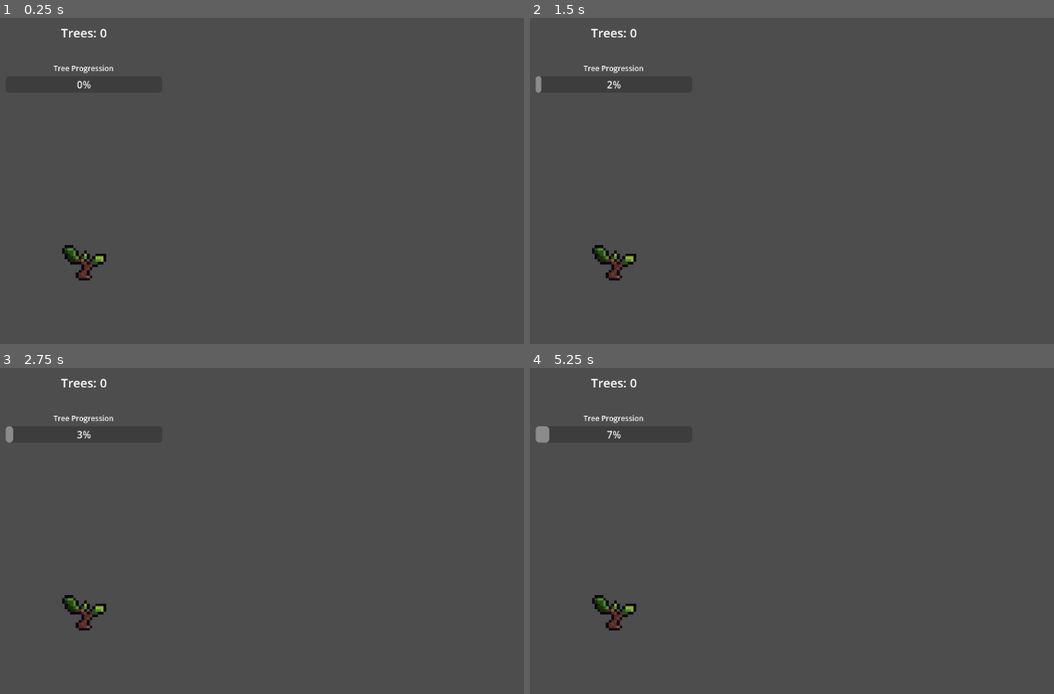
Above: before the commit, frames 1-4 (two rows, left to right).
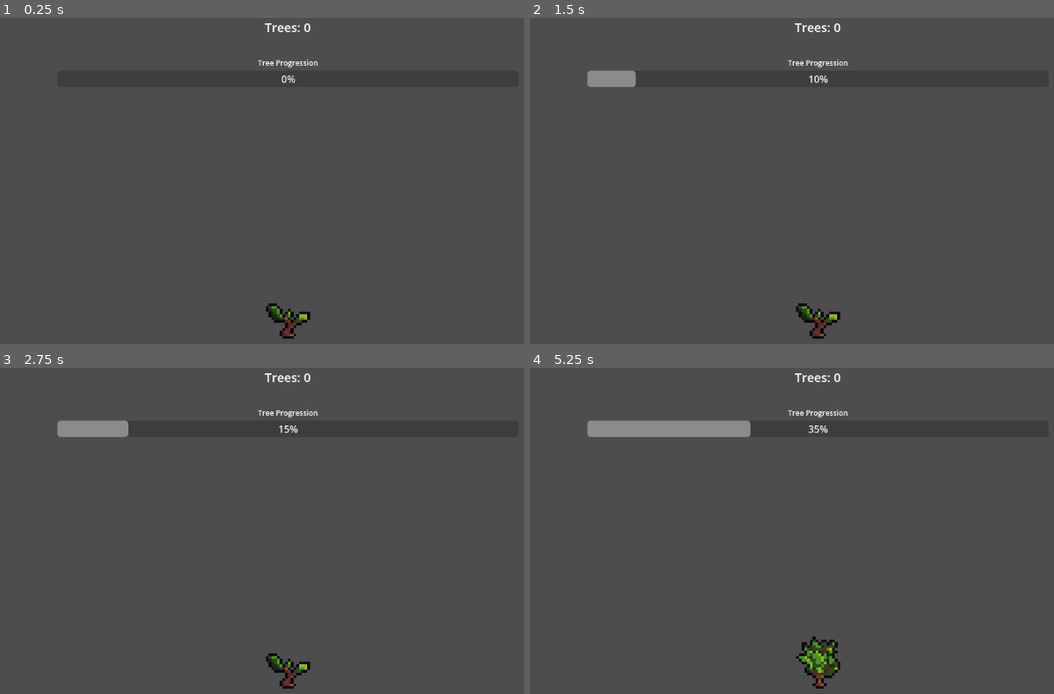
Above: after the commit, the same moments.

Repository: CallumB04/tree-clicker
Game: Godot game, scene res://Scenes/Game.tscn
The game is run twice, just before and just after one commit, with the same random seed, the same clock (stepped at 60 frames per second) and the same inputs.
Inputs (mouse positions are in pixels of both pictures, inside the frame that each line leads up to; where the layout moved, square brackets give the same spot in the first picture):
- Up to frame 1 (0.25 s): no input
- Up to frame 2 (1.5 s): click (818, 321) [613, 262] at 0.5 s; click (818, 321) [613, 262] at 1.25 s
- Up to frame 3 (2.75 s): click (288, 671) [83, 612] at 2 s
- Up to frame 4 (5.25 s): tap Enter at 2.75, 4.25 s; tap Space at 3.5, 5 s

The runs differ from the first frame. In frame 1, 1.4% of the frame differs, in the area x 10-61%, y 1-99%; in frame 2, 1.9%; in frame 3, 2.1%; in frame 4, 3.4%, in the area x 1-61%, y 1-99%.

Commit message:
feat: improve UI layout

Diff:
--- a/Scenes/Game.tscn
+++ b/Scenes/Game.tscn
@@ -14,21 +14,34 @@
 
 [node name="TreeClicker" type="TextureButton" parent="."]
 texture_filter = 1
-layout_mode = 0
-offset_left = 208.0
-offset_top = 420.0
-offset_right = 224.0
-offset_bottom = 433.0
+layout_mode = 1
+anchors_preset = -1
+anchor_left = 0.5
+anchor_top = 0.884
+anchor_right = 0.5
+anchor_bottom = 0.884
+offset_left = -8.0
+offset_top = -12.832
+offset_right = 8.0
+offset_bottom = 0.167969
+grow_horizontal = 2
+grow_vertical = 0
 scale = Vector2(4.5, 4.5)
+pivot_offset = Vector2(8, 13)
 texture_normal = ExtResource("1_iukft")
 
 [node name="ScoreContainer" type="VBoxContainer" parent="."]
-layout_mode = 0
-offset_left = 116.0
-offset_top = 59.0
-offset_right = 371.0
-offset_bottom = 113.0
+layout_mode = 1
+anchors_preset = -1
+anchor_right = 1.0
+anchor_bottom = 0.17284
+offset_left = 200.0
+offset_top = 50.0
+offset_right = -200.0
+offset_bottom = 50.0
+grow_horizontal = 2
 theme_override_constants/separation = 36
+metadata/_edit_use_anchors_ = true
 
 [node name="TreeCount" type="RichTextLabel" parent="ScoreContainer"]
 layout_mode = 2
--- a/Scripts/Game.gd
+++ b/Scripts/Game.gd
@@ -2,7 +2,7 @@
 
 var trees: int = 0; ## game score
 var current_tree_progress: int = 0; ## value 0-100, when 100 plants tree
-var tree_click_strength: int = 1; ## tree progress per click
+var tree_click_strength: int = 5; ## tree progress per click
 var tree_progress_per_second: int = 0; ## automatic tree progress per second
 
 func _ready() -> void:
@@ -18,15 +18,15 @@
 		trees += 1;
 		$ScoreContainer/TreeCount.text = "Trees: %s" % [trees]; ## updating trees score text
 		$TreeClicker.texture_normal = preload("res://Assets/Trees/Oak1.png");
-		$TreeClicker.set_position(Vector2(209, 420));
+		$TreeClicker.pivot_offset = Vector2(8, 13);
 	elif current_tree_progress >= 75:
 		$TreeClicker.texture_normal = preload("res://Assets/Trees/Oak4.png");
-		$TreeClicker.set_position(Vector2(135, 222));
+		$TreeClicker.pivot_offset = Vector2(23, 63);
 	elif current_tree_progress >= 50:
 		$TreeClicker.texture_normal = preload("res://Assets/Trees/Oak3.png");
-		$TreeClicker.set_position(Vector2(185, 348));
+		$TreeClicker.pivot_offset = Vector2(12, 32);
 	elif current_tree_progress >= 25:
 		$TreeClicker.texture_normal = preload("res://Assets/Trees/Oak2.png");
-		$TreeClicker.set_position(Vector2(206, 393));
+		$TreeClicker.pivot_offset = Vector2(8, 19);
 
 	$ScoreContainer/ProgressContainer/TreeProgress.value = current_tree_progress; ## updating tree progress bar
